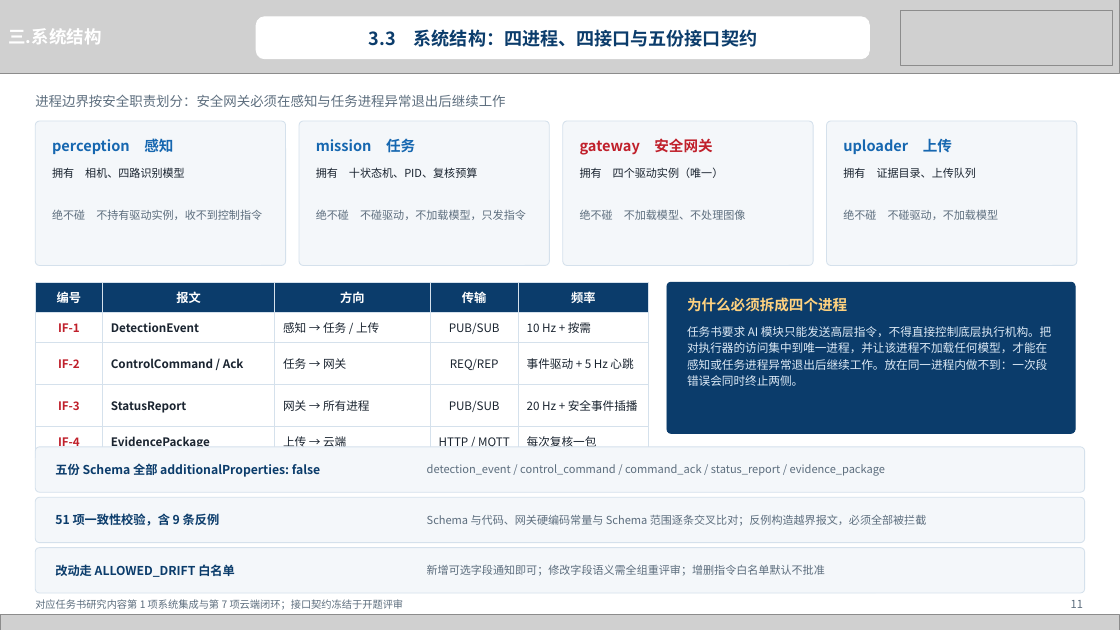
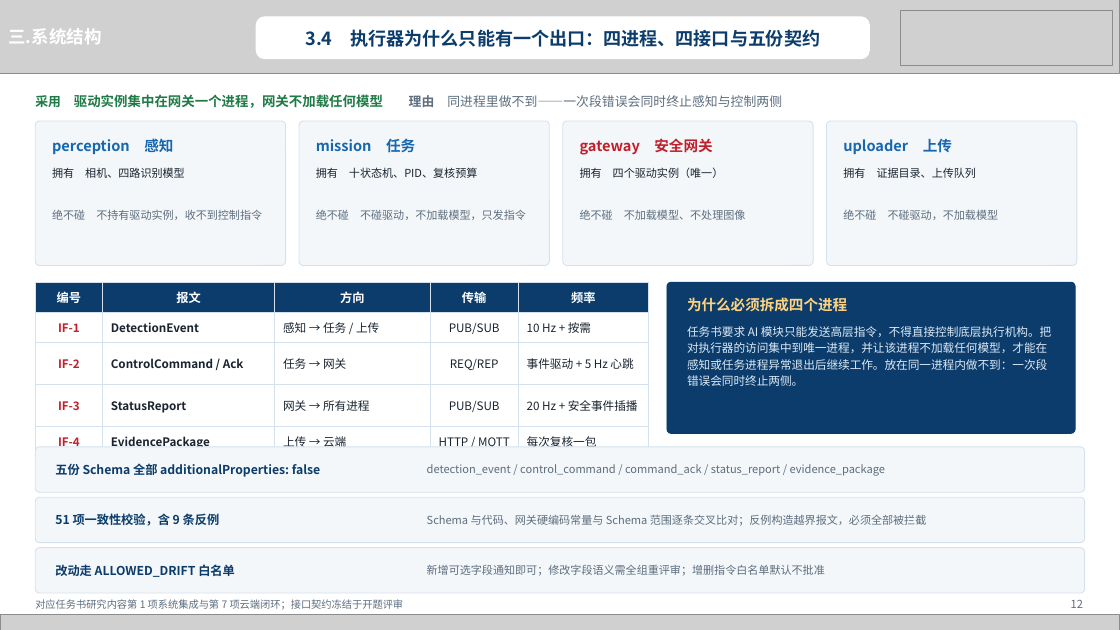
Before and after one commit to heizitalk666/2026summer, a slide deck: slide 12 of deliverables/中期答辩.pptx (slide 11 before the commit). Drawn at 1120x630 pixels with LibreOffice and Linux fonts; fonts in the diff are those of the drawing; grey boxes stand for pictures. Boxes give left, top, right and bottom in pixels: in the first picture for what was removed or moved away, otherwise in the second. Text is boxed around its words. In the diff, an @@ line names an element or a change of style, - is before the commit and + after.

```diff
--- a/deliverables/中期答辩.pptx
+++ b/deliverables/中期答辩.pptx
@@ text at (305, 29, 821, 47): text changed @@
-3.3 系统结构：四进程、四接口与五份接口契约
+3.4 执行器为什么只能有一个出口：四进程、四接口与五份契约
@@ text at (35, 94, 782, 108): text changed; size 11.5 to 11 pt; bold on @@
-进程边界按安全职责划分：安全网关必须在感知与任务进程异常退出后继续工作
+采用 驱动实例集中在网关一个进程，网关不加载任何模型 理由 同进程里做不到——一次段错误会同时终止感知与控制两侧
@@ text at (1071, 600, 1083, 608): text changed @@
-11
+12
```
Also in this commit, not shown: 17 other slides changed, 1 slide added, 4 other files.
